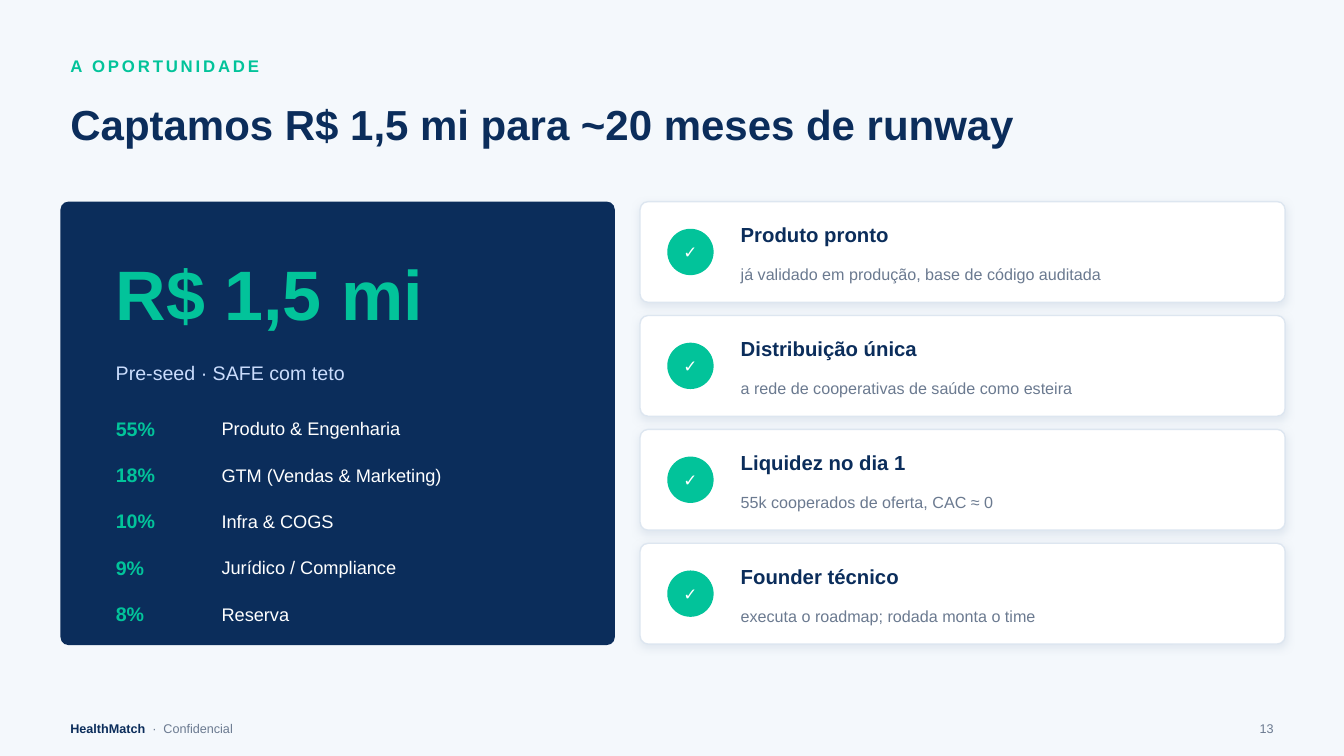
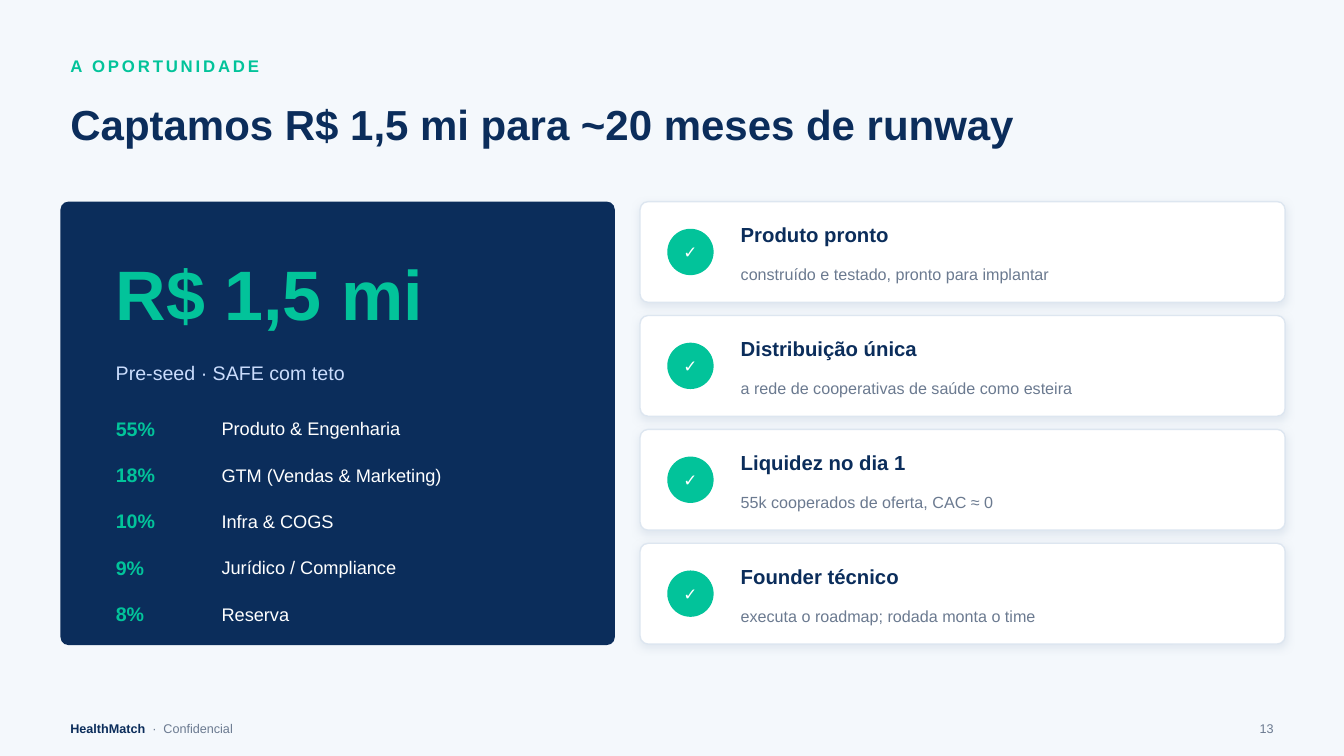
Before and after one commit to danielsmonteiro/conecta, a slide deck: slide 13 of business-plan/HealthMatch_Pitch_Deck.pptx. Drawn at 1344x756 pixels with LibreOffice and Linux fonts; fonts in the diff are those of the drawing. Boxes give left, top, right and bottom in pixels: in the first picture for what was removed or moved away, otherwise in the second. Text is boxed around its words. In the diff, an @@ line names an element or a change of style, - is before the commit and + after.

```diff
--- a/business-plan/HealthMatch_Pitch_Deck.pptx
+++ b/business-plan/HealthMatch_Pitch_Deck.pptx
@@ text at <box>741,268,1049,284</box>: text changed @@
-já validado em produção, base de código auditada
+construído e testado, pronto para implantar
```
Also in this commit, not shown: 1 other slide changed, 7 other files.
